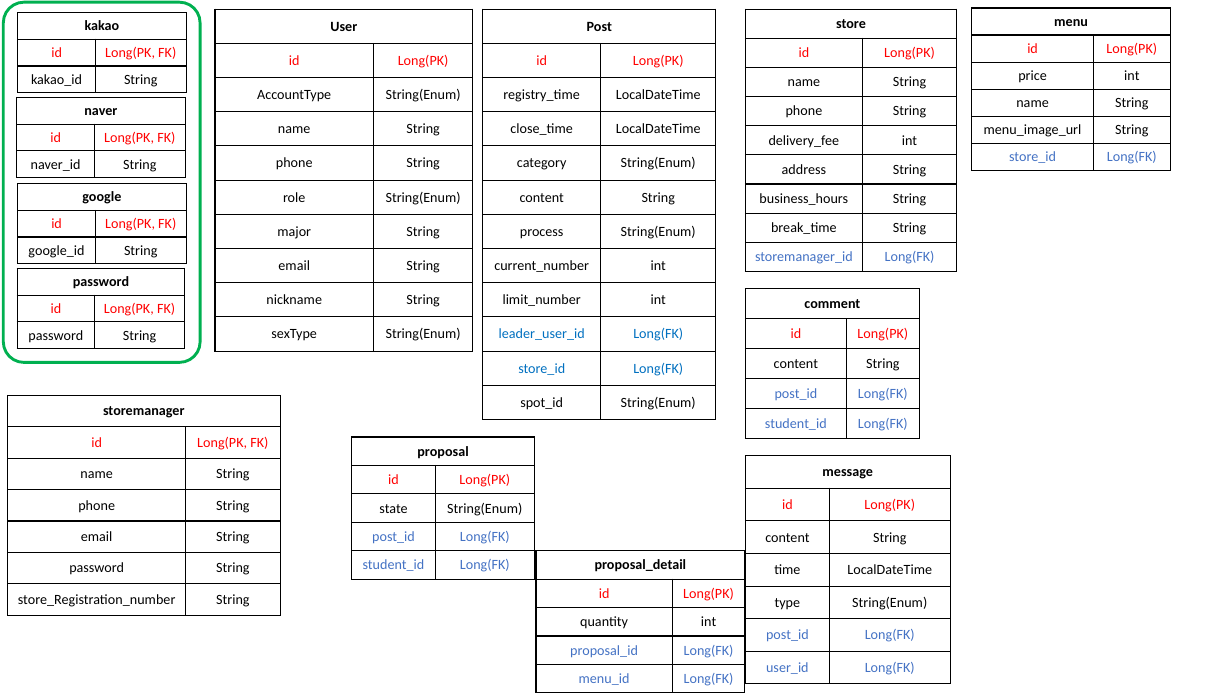
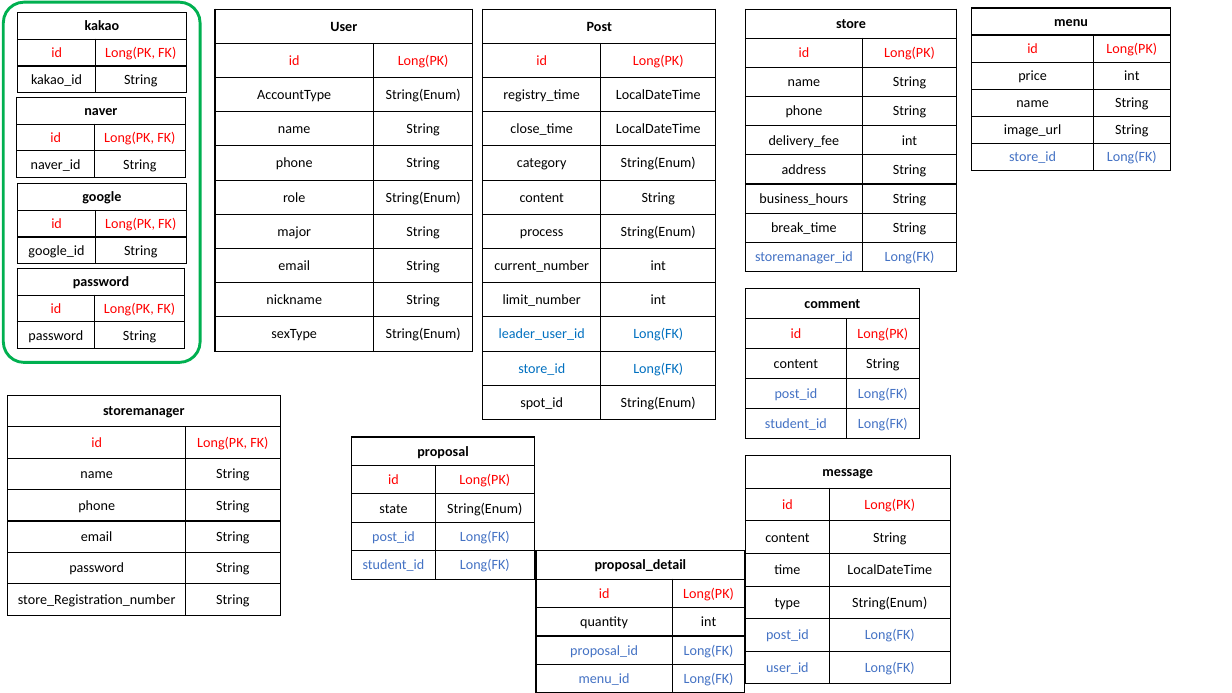
Before and after one commit to 1-n-Fee/1-n-Server, a slide deck: slide 1 of DB 설계.pptx. Drawn at 1232x693 pixels with LibreOffice and Linux fonts; fonts in the diff are those of the drawing. Boxes give left, top, right and bottom in pixels: in the first picture for what was removed or moved away, otherwise in the second. Text is boxed around its words. In the diff, an @@ line names an element or a change of style, - is before the commit and + after.

```diff
--- a/DB 설계.pptx
+++ b/DB 설계.pptx
@@ table at (972, 8, 1170, 171) @@
-row 5, column 1: menu_image_url
+row 5, column 1: image_url
```
Also in this commit, not shown: 15 other files.
